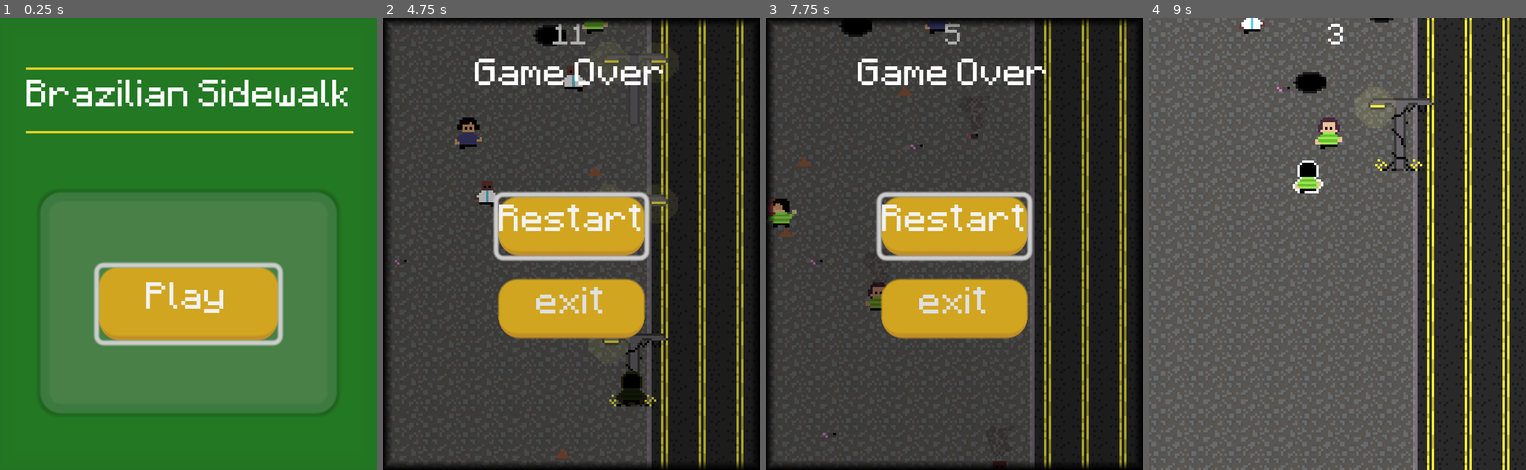
Above: before the commit, frames 1-4 (left to right).
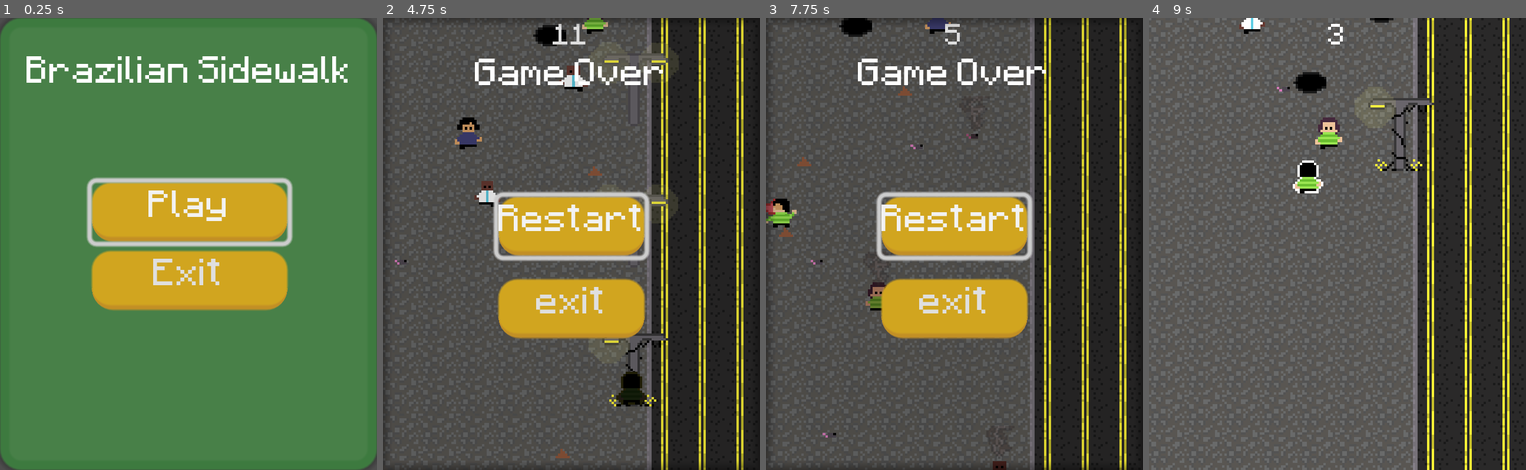
Above: after the commit, the same moments.

Repository: vitrolarium/brazilian-sidewalk
Game: Godot game, scene res://UI/Main Menu/main-menu.tscn
Two runs of this game, one before a commit and one after it. Both use one fixed random seed, a clock stepped at 60 frames per second and the inputs below.
Inputs:
- Up to frame 1 (0.25 s): no input
- Up to frame 2 (4.75 s): click "Play" at 0.5 s; hold D (move_right) 1.28-2.03 s; hold S (move_down) 2.03-2.78 s; hold D (move_right) 2.78-3.53 s; hold W (move_up) 3.53-4.28 s; hold A (move_left) from 4.28 s (still down)
- Up to frame 3 (7.75 s): release A (move_left) at 5 s; click "Restart" at 5 s; hold A (move_left) 5.78-6.53 s; hold S (move_down) 6.53-7.28 s; hold D (move_right) from 7.28 s (still down)
- Up to frame 4 (9 s): release D (move_right) at 8 s; click "Restart" at 8 s; hold W (move_up) from 8.78 s (still down)

The runs differ from the first frame. In frame 1, 75% of the frame differs, in the area x 0-100%, y 0-100%; in frame 2, 8.5%; in frame 3, 8.2%; in frame 4, nothing differs.

Commit message:
tiny improvements

Diff:
--- a/UI/Game Over/game-over.tscn
+++ b/UI/Game Over/game-over.tscn
@@ -23,6 +23,7 @@
 script = ExtResource("2_4srca")
 
 [node name="Panel" type="Panel" parent="."]
+modulate = Color(1, 1, 1, 0.419608)
 layout_mode = 1
 anchors_preset = 15
 anchor_right = 1.0
--- a/UI/Main Menu/main-menu.gd
+++ b/UI/Main Menu/main-menu.gd
@@ -3,7 +3,12 @@
 @export var main_game : PackedScene
 
 func _ready() -> void:
-	$Panel/Button.grab_focus()
+	%Play.grab_focus()
+	%Play.connect("pressed", start_game)
+	%Leave.connect("pressed", exit_game)
 
-func _on_button_pressed() -> void:
+func start_game() -> void:
 	get_tree().change_scene_to_packed(main_game)
+
+func exit_game():
+	get_tree().quit()
--- a/UI/Main Menu/main-menu.tscn
+++ b/UI/Main Menu/main-menu.tscn
@@ -1,25 +1,9 @@
-[gd_scene load_steps=7 format=3 uid="uid://c5j40cadxt4j"]
+[gd_scene load_steps=5 format=3 uid="uid://c5j40cadxt4j"]
 
 [ext_resource type="Theme" uid="uid://o7vaqhnt5s5i" path="res://UI/default_theme.tres" id="1_rm014"]
 [ext_resource type="Script" path="res://UI/Main Menu/main-menu.gd" id="2_uwewp"]
 [ext_resource type="PackedScene" uid="uid://biv4ggorh453n" path="res://Scenes/Main.tscn" id="3_adjct"]
 [ext_resource type="AudioStream" uid="uid://bp08aspv4iosg" path="res://Sounds/Musics/brazilian high.mp3" id="4_wx4xs"]
-
-[sub_resource type="StyleBoxFlat" id="StyleBoxFlat_j88m2"]
-bg_color = Color(0.137255, 0.470588, 0.137255, 1)
-border_width_left = 8
-border_width_top = 8
-border_width_right = 8
-border_width_bottom = 8
-border_color = Color(0.133333, 0.454902, 0.133333, 1)
-border_blend = true
-shadow_color = Color(0, 0, 0, 0.203922)
-
-[sub_resource type="StyleBoxFlat" id="StyleBoxFlat_7ucf4"]
-draw_center = false
-border_width_top = 1
-border_width_bottom = 1
-border_color = Color(0.886275, 0.811765, 0.160784, 1)
 
 [node name="MainMenu" type="Control"]
 layout_mode = 3
@@ -32,64 +16,50 @@
 script = ExtResource("2_uwewp")
 main_game = ExtResource("3_adjct")
 
-[node name="Panel2" type="Panel" parent="."]
+[node name="Panel" type="Panel" parent="."]
 layout_mode = 1
 anchors_preset = 15
 anchor_right = 1.0
 anchor_bottom = 1.0
 grow_horizontal = 2
 grow_vertical = 2
-theme_override_styles/panel = SubResource("StyleBoxFlat_j88m2")
 
 [node name="Title" type="Label" parent="."]
+layout_mode = 1
+anchors_preset = 5
+anchor_left = 0.5
+anchor_right = 0.5
+offset_left = -69.5
+offset_top = 13.0
+offset_right = 69.5
+offset_bottom = 39.0
+grow_horizontal = 2
+text = "Brazilian Sidewalk"
+
+[node name="VBoxContainer" type="VBoxContainer" parent="."]
 layout_mode = 1
 anchors_preset = 8
 anchor_left = 0.5
 anchor_top = 0.5
 anchor_right = 0.5
 anchor_bottom = 0.5
-offset_left = -69.0
-offset_top = -75.0
-offset_right = 70.0
-offset_bottom = -47.0
-grow_horizontal = 2
-grow_vertical = 2
-theme_override_styles/normal = SubResource("StyleBoxFlat_7ucf4")
-text = "Brazilian Sidewalk"
-horizontal_alignment = 1
-vertical_alignment = 1
-
-[node name="Panel" type="Panel" parent="."]
-layout_mode = 1
-anchors_preset = 8
-anchor_left = 0.5
-anchor_top = 0.5
-anchor_right = 0.5
-anchor_bottom = 0.5
-offset_left = -63.0
-offset_top = -22.0
-offset_right = 63.0
-offset_bottom = 72.0
+offset_left = -41.0
+offset_top = -12.0
+offset_right = 42.0
+offset_bottom = 13.0
 grow_horizontal = 2
 grow_vertical = 2
 
-[node name="Button" type="Button" parent="Panel"]
-layout_mode = 1
-anchors_preset = 8
-anchor_left = 0.5
-anchor_top = 0.5
-anchor_right = 0.5
-anchor_bottom = 0.5
-offset_left = -38.0
-offset_top = -15.0
-offset_right = 38.0
-offset_bottom = 16.0
-grow_horizontal = 2
-grow_vertical = 2
+[node name="Play" type="Button" parent="VBoxContainer"]
+unique_name_in_owner = true
+layout_mode = 2
 text = "Play"
+
+[node name="Leave" type="Button" parent="VBoxContainer"]
+unique_name_in_owner = true
+layout_mode = 2
+text = "Exit"
 
 [node name="AudioStreamPlayer" type="AudioStreamPlayer" parent="."]
 stream = ExtResource("4_wx4xs")
 autoplay = true
-
-[connection signal="pressed" from="Panel/Button" to="." method="_on_button_pressed"]
